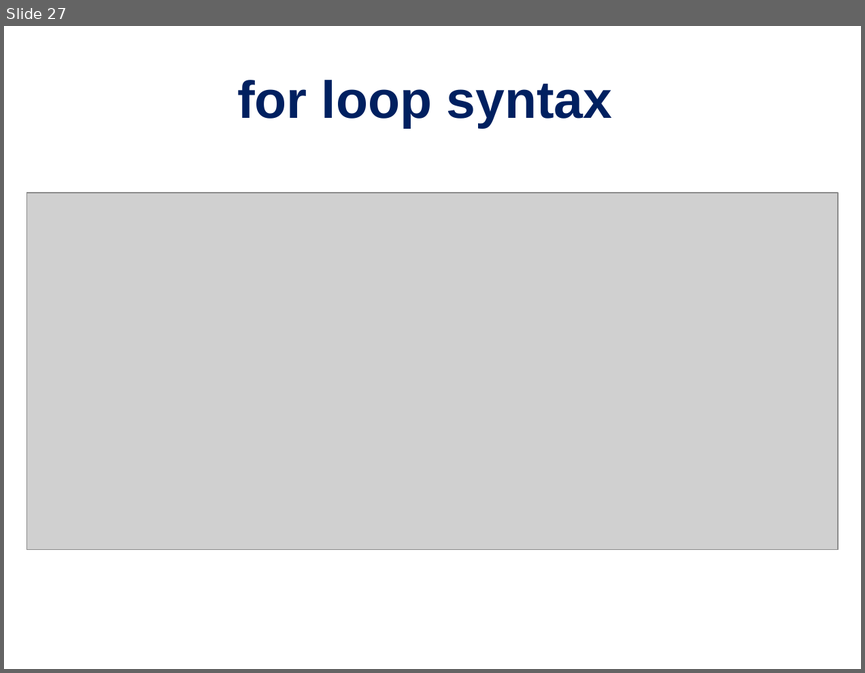
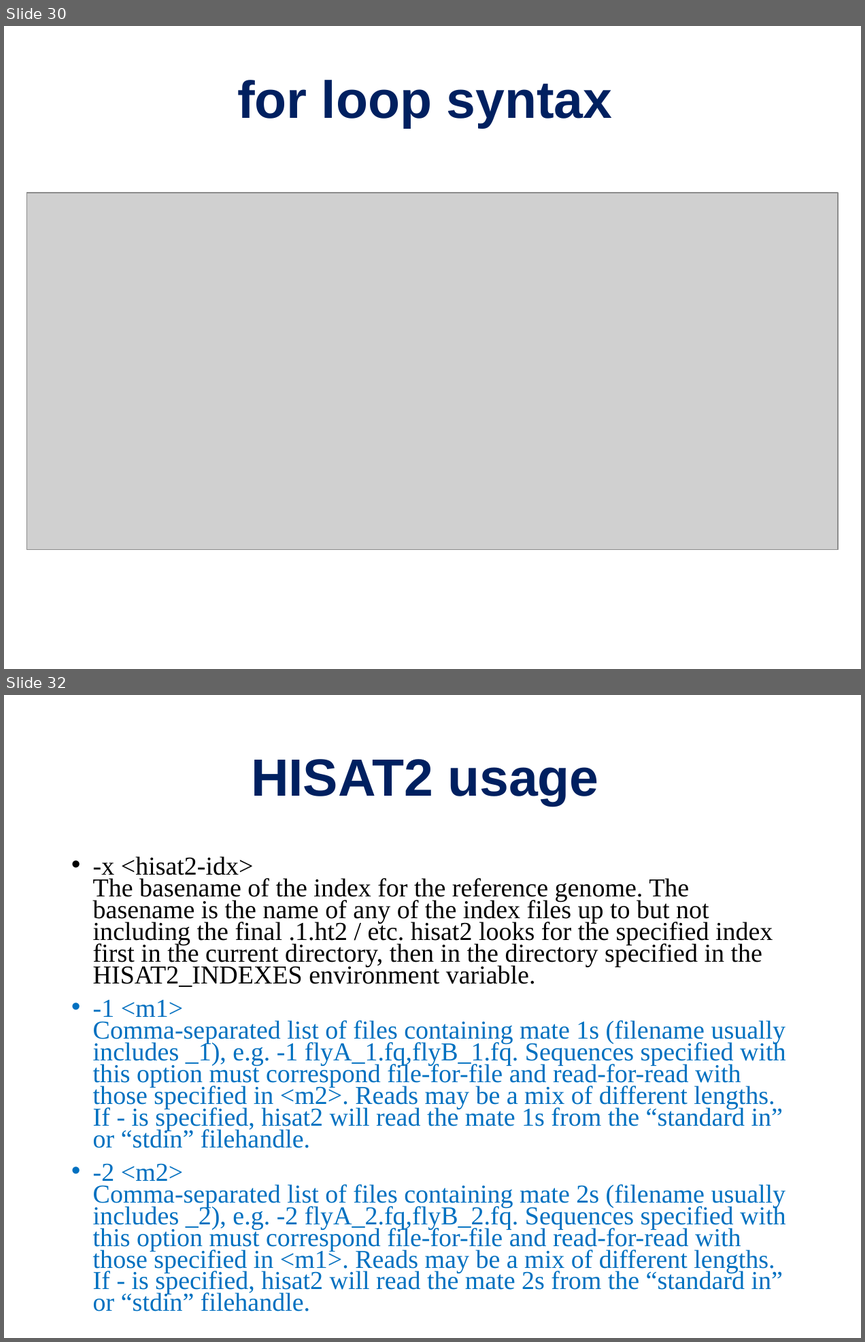
Before and after one commit to PRodriguez19/Intro-to-rnaseq, a slide deck: lectures/Lecture9-MMG232.pptx. Shown one above the other, each under a label of ours: slide 27 before the commit, slides 30 and 32 after it; the slides between them are not shown. The pictures are 865x673 and 865x1342 pixels, drawn with LibreOffice and Linux fonts; fonts in the diff are those of the drawing; grey boxes stand for pictures. Boxes give left, top, right and bottom in pixels: in the first picture for what was removed or moved away, otherwise in the second. Text is boxed around its words. In the diff, an @@ line names an element or a change of style, - is before the commit and + after.

```diff
--- a/lectures/Lecture9-MMG232.pptx
+++ b/lectures/Lecture9-MMG232.pptx
@@ slide 32 added at [4,695,861,1338], background #FFFFFF @@
@@ title added at [251,759,598,806], 44 pt, text #002060, bold @@
+HISAT2 usage
@@ text added at [93,856,786,1311], 21.7 pt, text #0070C0 @@
+• -x <hisat2-idx>
+  The basename of the index for the reference genome. The basename is the name of any of the index files up to but not including the final .1.ht2 / etc. hisat2 looks for the specified index first in the current directory, then in the directory specified in the HISAT2_INDEXES environment variable.
+• -1 <m1>
+  Comma-separated list of files containing mate 1s (filename usually includes _1), e.g. -1 flyA_1.fq,flyB_1.fq. Sequences specified with this option must correspond file-for-file and read-for-read with those specified in <m2>. Reads may be a mix of different lengths. If - is specified, hisat2 will read the mate 1s from the “standard in” or “stdin” filehandle.
+• -2 <m2>
+  Comma-separated list of files containing mate 2s (filename usually includes _2), e.g. -2 flyA_2.fq,flyB_2.fq. Sequences specified with this option must correspond file-for-file and read-for-read with those specified in <m1>. Reads may be a mix of different lengths. If - is specified, hisat2 will read the mate 2s from the “standard in” or “stdin” filehandle.
@@ what was slide 27 is now slide 30 @@
```
Also in this commit, not shown: 7 slides changed, 5 other slides added, 1 other file.
